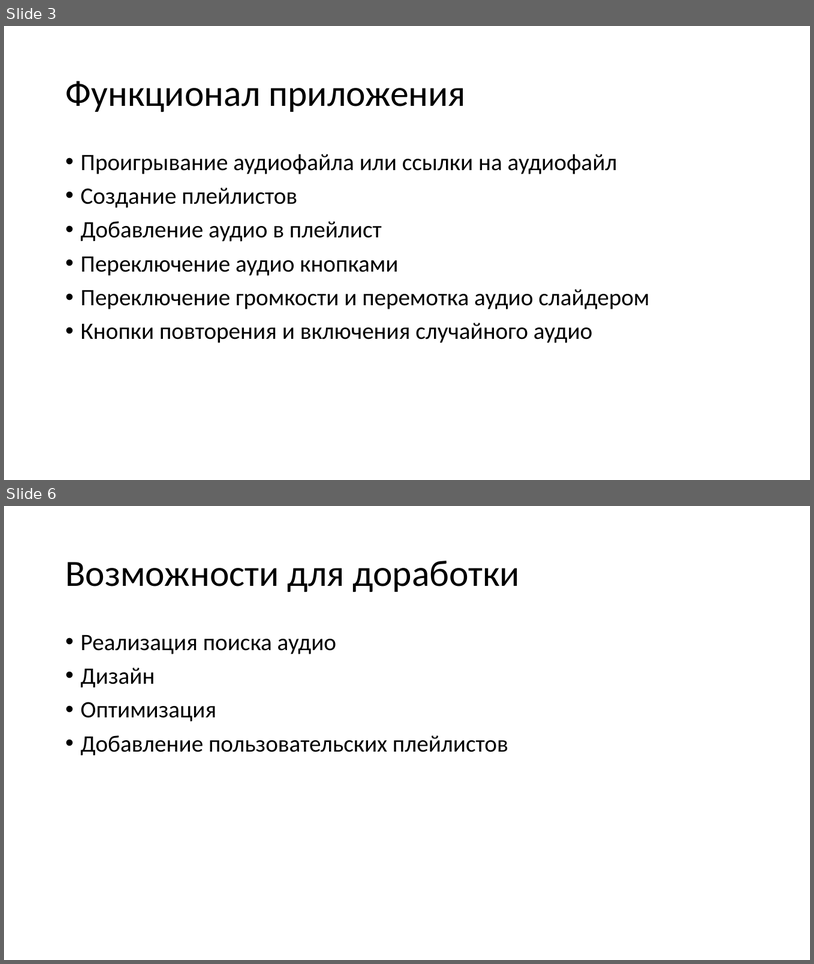
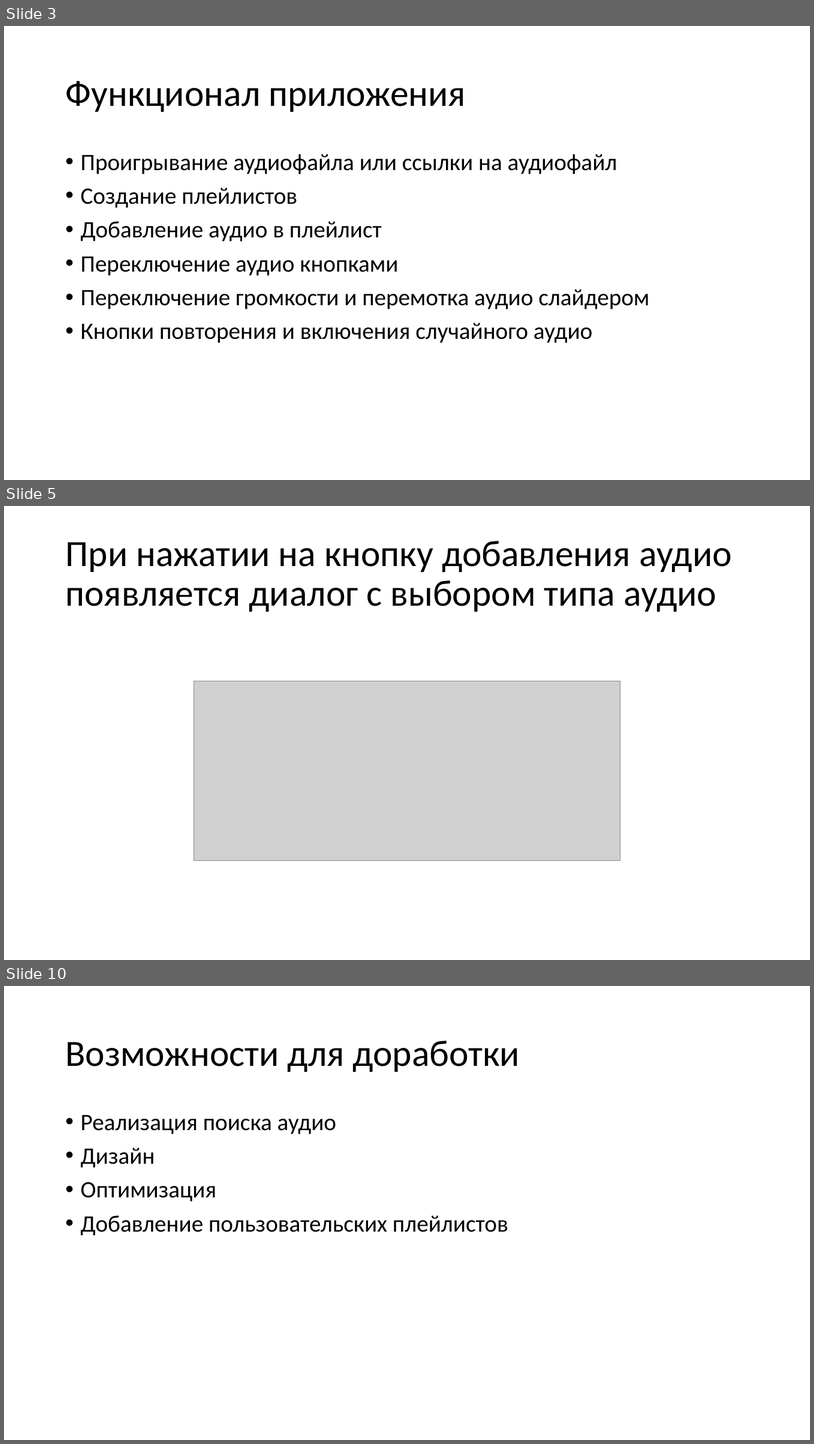
Before and after one commit to Ononim03/Simple_Audio, a slide deck: Simple audio.pptx. Shown one above the other, each under a label of ours: slides 3 and 6 before the commit, slides 3, 5 and 10 after it; the slides between them are not shown. The pictures are 814x964 and 814x1444 pixels, drawn with LibreOffice and Linux fonts; fonts in the diff are those of the drawing; grey boxes stand for pictures. Boxes give left, top, right and bottom in pixels: in the first picture for what was removed or moved away, otherwise in the second. Text is boxed around its words. In the diff, an @@ line names an element or a change of style, - is before the commit and + after.

```diff
--- a/Simple audio.pptx
+++ b/Simple audio.pptx
@@ slide 5 added at (x1=4, y1=506, x2=810, y2=960), background #FFFFFF @@
@@ title added at (x1=65, y1=541, x2=732, y2=612), 44 pt, text #000000 @@
+При нажатии на кнопку добавления аудио
+появляется диалог с выбором типа аудио
@@ picture added at (x1=194, y1=681, x2=620, y2=861) @@
@@ what was slide 6 is now slide 10 @@
```
Also in this commit, not shown: 5 other slides added, 2 slides removed.
